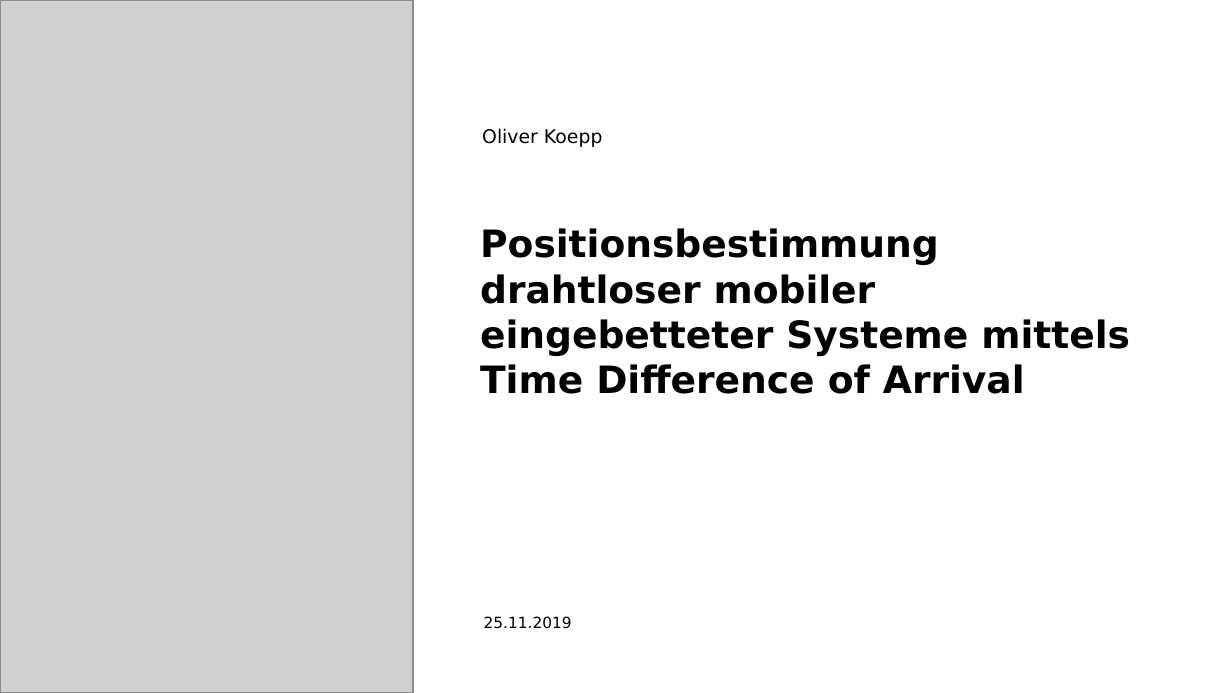
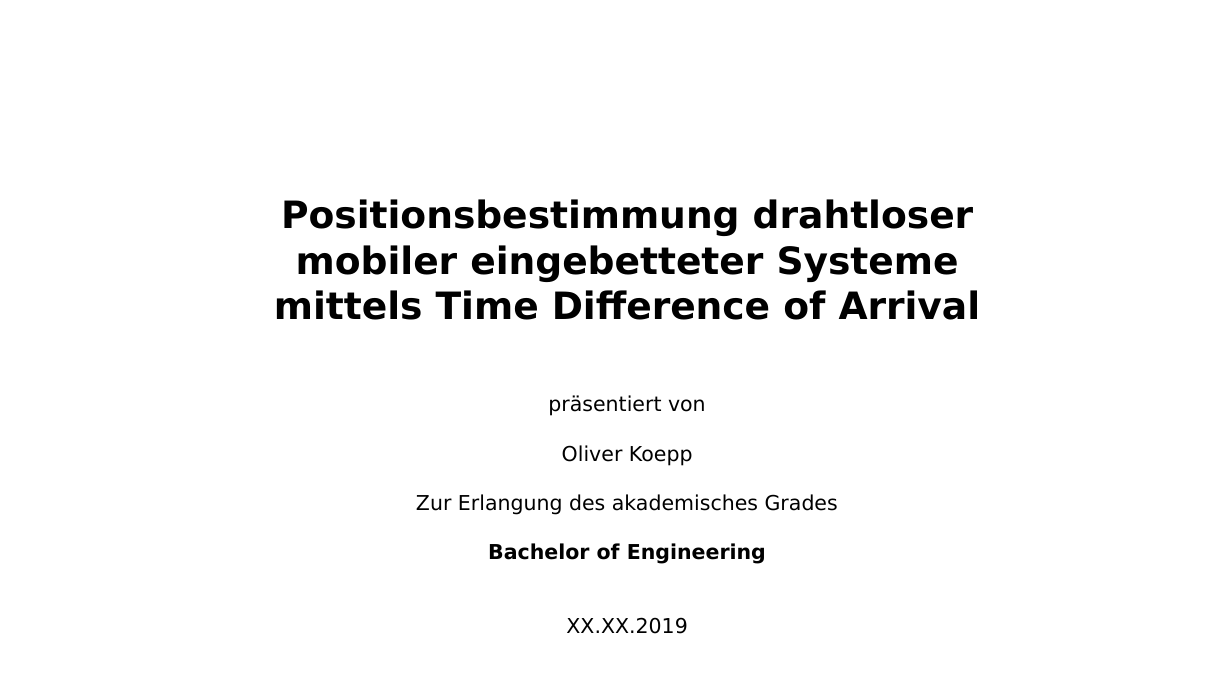
Before and after one commit to git-oliver/Bachelor-thesis, a slide deck: slide 1 of thesis/vortrag/bachelorarbeit_vortrag.pptx. Drawn at 1232x693 pixels with LibreOffice and Linux fonts; fonts in the diff are those of the drawing; grey boxes stand for pictures; background and template pictures are left out. Boxes give left, top, right and bottom in pixels: in the first picture for what was removed or moved away, otherwise in the second. Text is boxed around its words. In the diff, an @@ line names an element or a change of style, - is before the commit and + after.

```diff
--- a/thesis/vortrag/bachelorarbeit_vortrag.pptx
+++ b/thesis/vortrag/bachelorarbeit_vortrag.pptx
@@ picture removed at <box>0,0,413,692</box> @@
@@ text removed at <box>482,128,603,147</box> @@
-Oliver Koepp
@@ title "Positionsbestimmung drahtloser mobiler eingebetteter Systeme ...": place and size @@
-title "Positionsbestimmung drahtloser mobiler eingebetteter Systeme ..." at <box>480,228,1130,394</box>
+title "Positionsbestimmung drahtloser mobiler eingebetteter Systeme ..." at <box>274,199,981,320</box>
@@ title "Positionsbestimmung drahtloser mobiler eingebetteter Systeme ..." at <box>274,199,981,320</box>: alignment left to centre @@
@@ text added at <box>416,395,838,634</box>, 12 pt, text #000000 @@
+präsentiert von
+Oliver Koepp
+Zur Erlangung des akademisches Grades
+Bachelor of Engineering
+XX.XX.2019
@@ text removed at <box>484,616,572,629</box> @@
-25.11.2019
```
Also in this commit, not shown: 14 other slides changed, 2 slides added, 2 slides removed.
